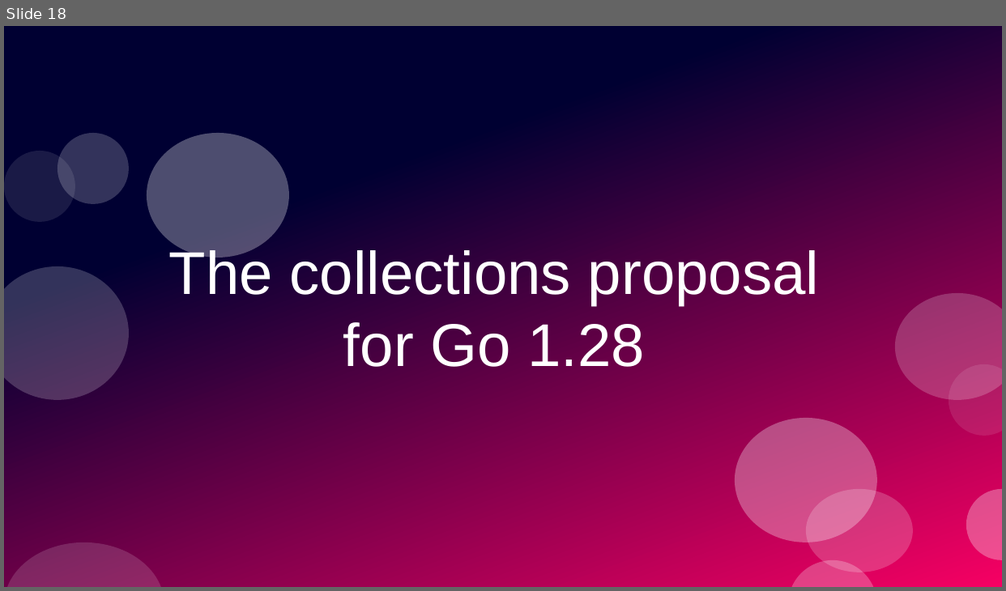
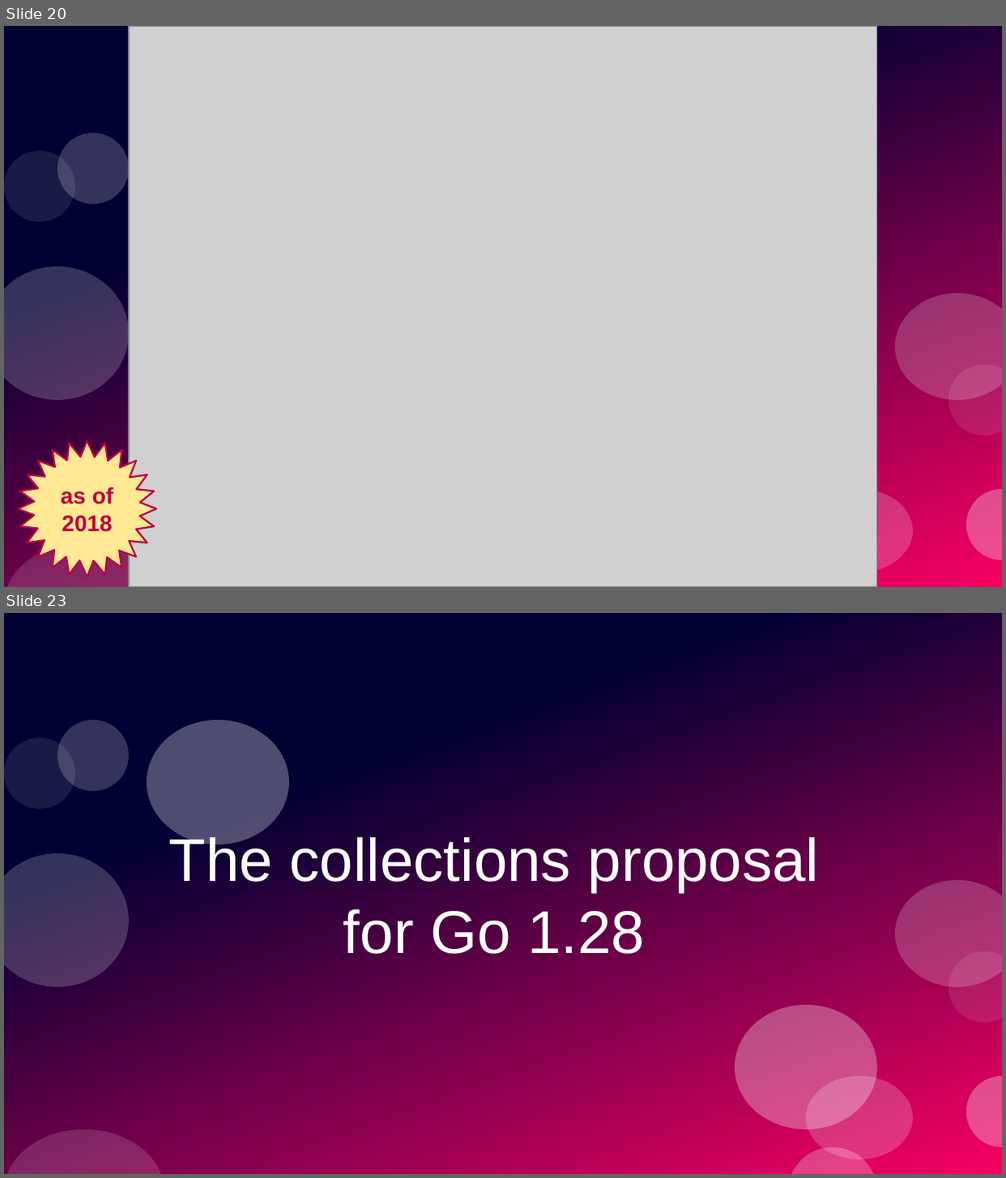
Before and after one commit to ramalho/sets-in-go, a slide deck: sets-in-go.odp. Shown one above the other, each under a label of ours: slide 18 before the commit, slides 20 and 23 after it; the slides between them are not shown. The pictures are 1006x591 and 1006x1178 pixels, drawn with LibreOffice and Linux fonts; fonts in the diff are those of the drawing; grey boxes stand for pictures. Boxes give left, top, right and bottom in pixels: in the first picture for what was removed or moved away, otherwise in the second. Text is boxed around its words. In the diff, an @@ line names an element or a change of style, - is before the commit and + after.

```diff
--- a/sets-in-go.odp
+++ b/sets-in-go.odp
@@ slide 20 added at (x1=4, y1=26, x2=1002, y2=587), background #FFFFFF; not listed: 11 template elements that a slide beside it also shows @@
@@ picture added at (x1=129, y1=26, x2=878, y2=587) @@
@@ freeform shape added at (x1=18, y1=442, x2=156, y2=578), fill #FFE994, outline #BF0041 1.42 pt, 18 pt, text #BF0041, bold @@
+as of
+2018
@@ what was slide 18 is now slide 23 @@
```
Also in this commit, not shown: 10 other slides added, 3 slides removed.
